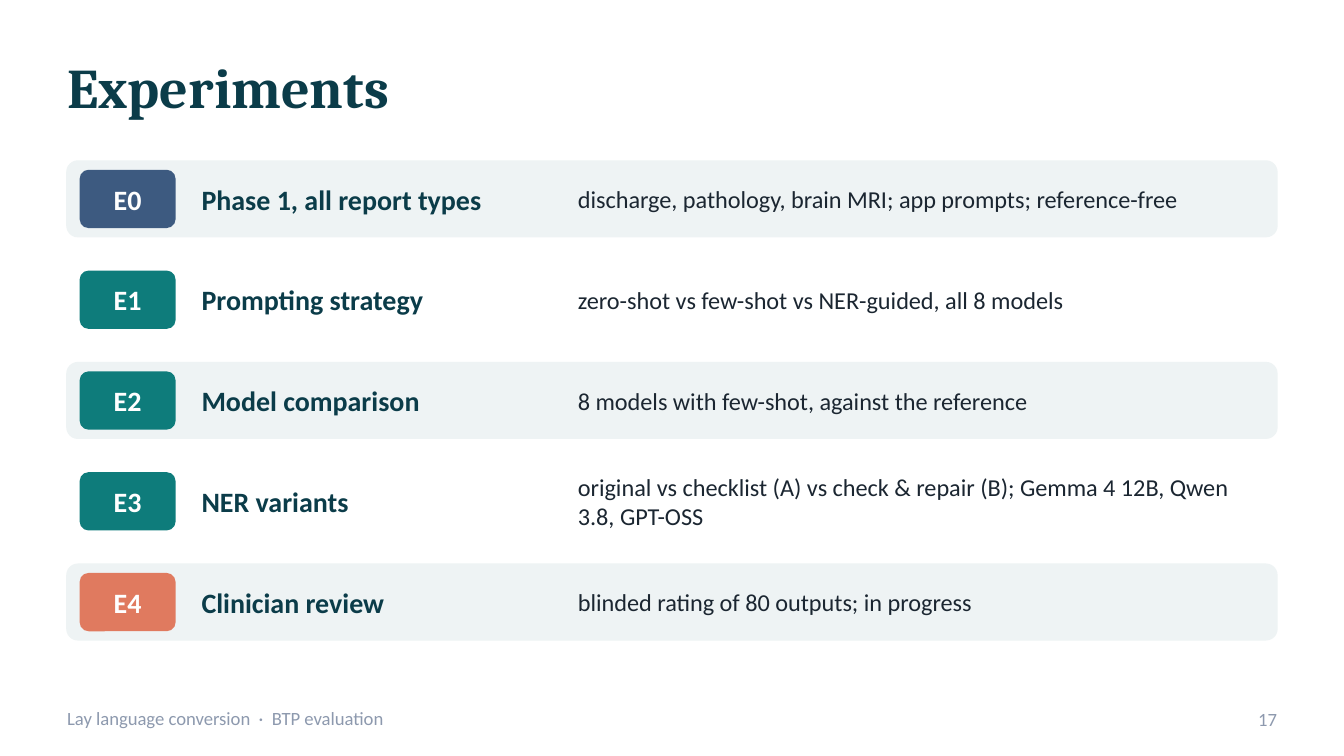
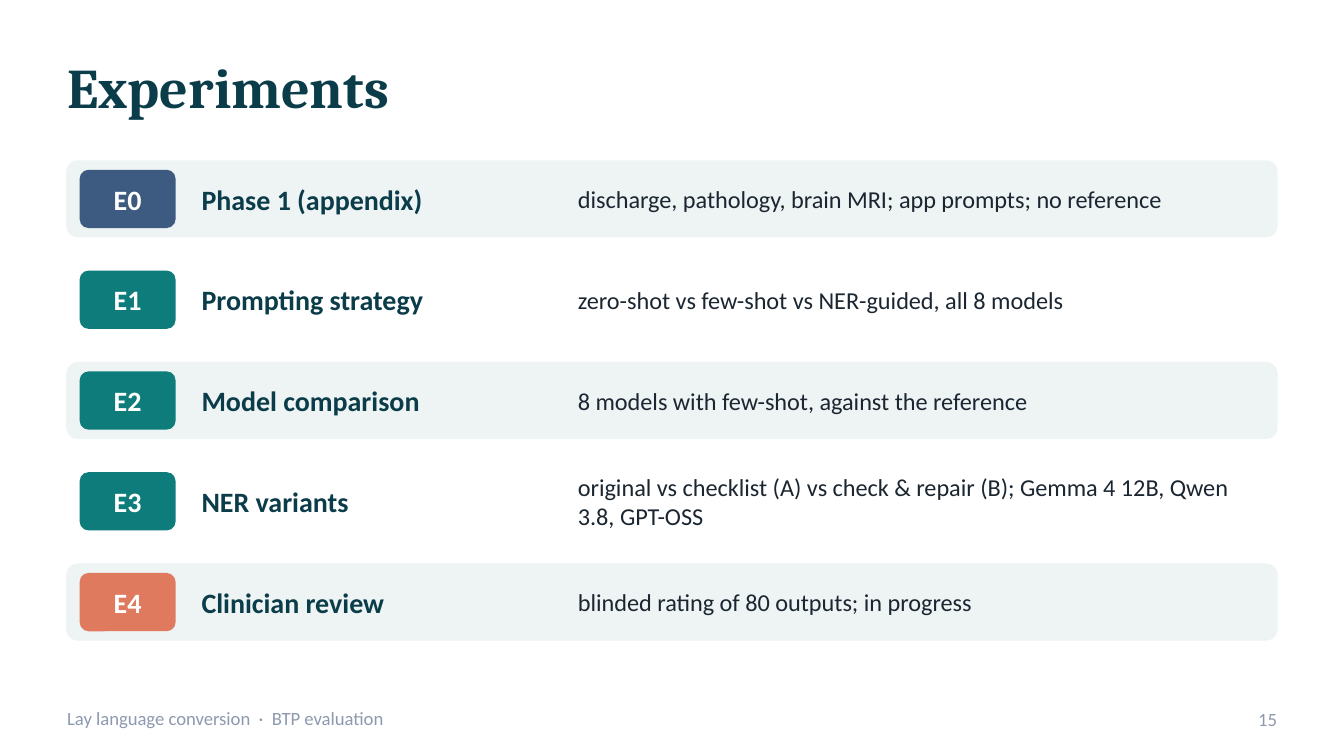
Before and after one commit to bibesgotthevibes/btp-Project, a slide deck: slide 15 of docs/BTP_Lay_Language_Conversion_Evaluation.pptx (slide 17 before the commit). Drawn at 1344x756 pixels with LibreOffice and Linux fonts; fonts in the diff are those of the drawing. Boxes give left, top, right and bottom in pixels: in the first picture for what was removed or moved away, otherwise in the second. Text is boxed around its words. In the diff, an @@ line names an element or a change of style, - is before the commit and + after.

```diff
--- a/docs/BTP_Lay_Language_Conversion_Evaluation.pptx
+++ b/docs/BTP_Lay_Language_Conversion_Evaluation.pptx
@@ text at box(202, 189, 422, 215): text changed @@
-Phase 1, all report types
+Phase 1 (appendix)
@@ text at box(578, 191, 1161, 212): text changed @@
-discharge, pathology, brain MRI; app prompts; reference-free
+discharge, pathology, brain MRI; app prompts; no reference
@@ page number at box(1258, 714, 1277, 726): text changed @@
-17
+15
```
Also in this commit, not shown: 7 other slides changed, 1 other file.
